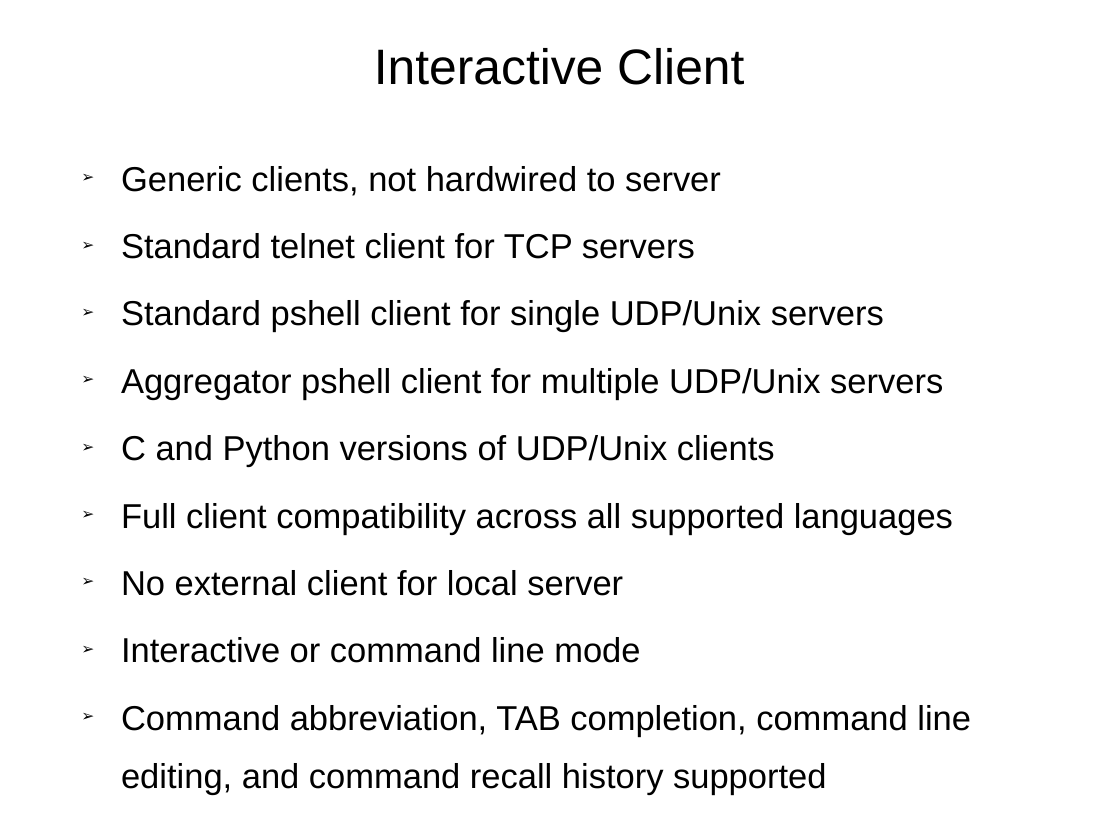
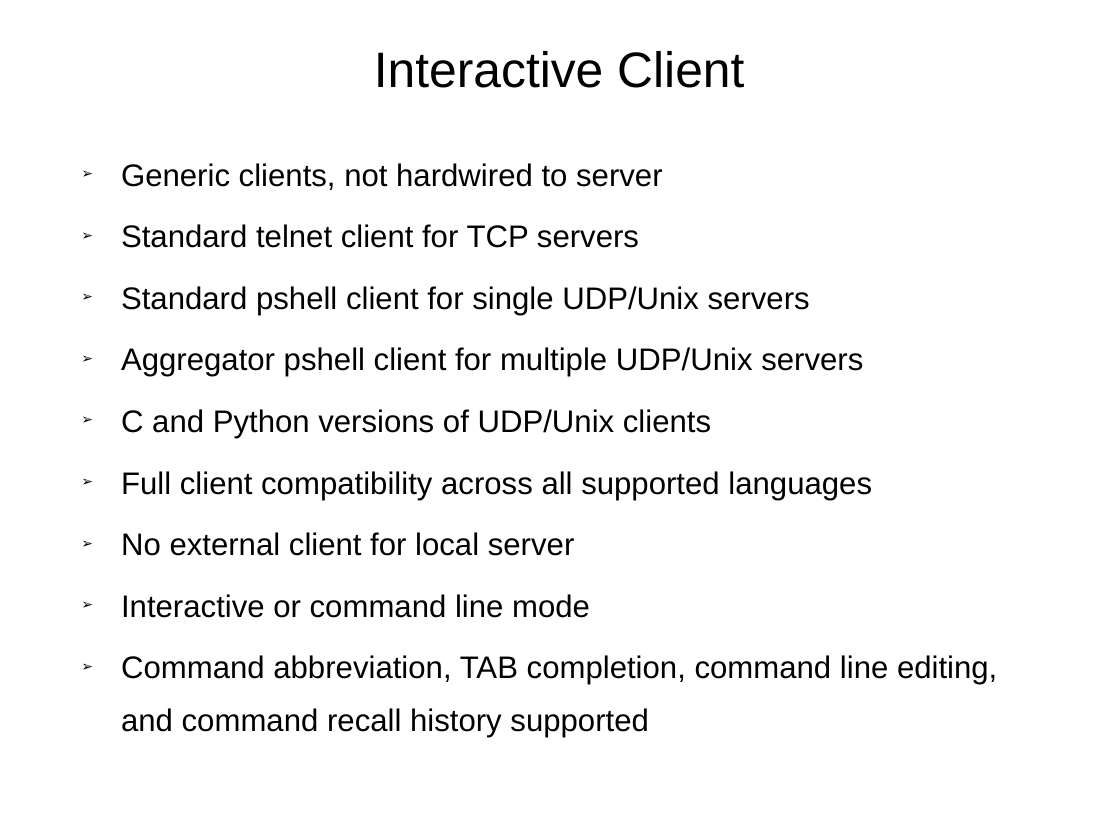
Before and after one commit to RonIovine/pshell, a slide deck: slide 4 of PSHELL-Framework.ppt. Drawn at 1120x840 pixels with LibreOffice and Linux fonts; fonts in the diff are those of the drawing. Boxes give left, top, right and bottom in pixels: in the first picture for what was removed or moved away, otherwise in the second. Text is boxed around its words. In the diff, an @@ line names an element or a change of style, - is before the commit and + after.

Commit message:
Fix presentation formatting for MS PPT

```diff
--- a/PSHELL-Framework.ppt
+++ b/PSHELL-Framework.ppt
@@ text "Generic clients, not hardwired to ..." at (x1=121, y1=163, x2=997, y2=737): size 22.2 to 20 pt @@
```
Also in this commit, not shown: 1 other slide changed.
